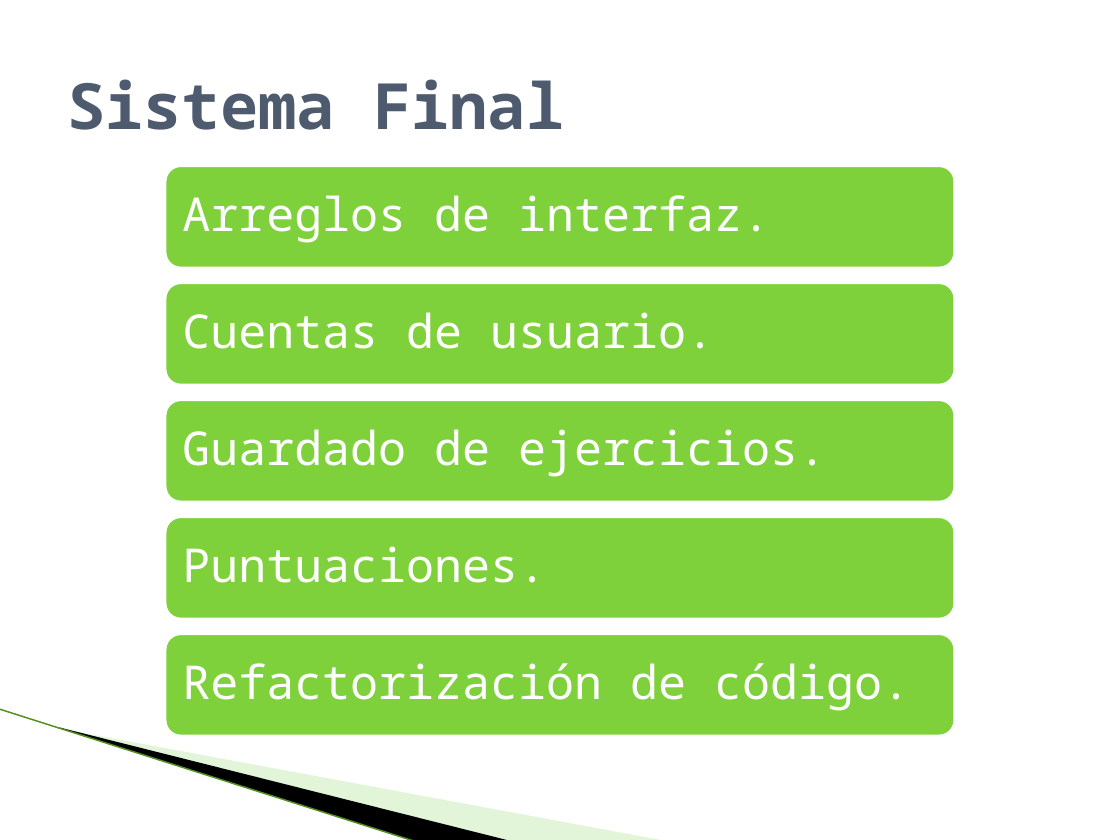
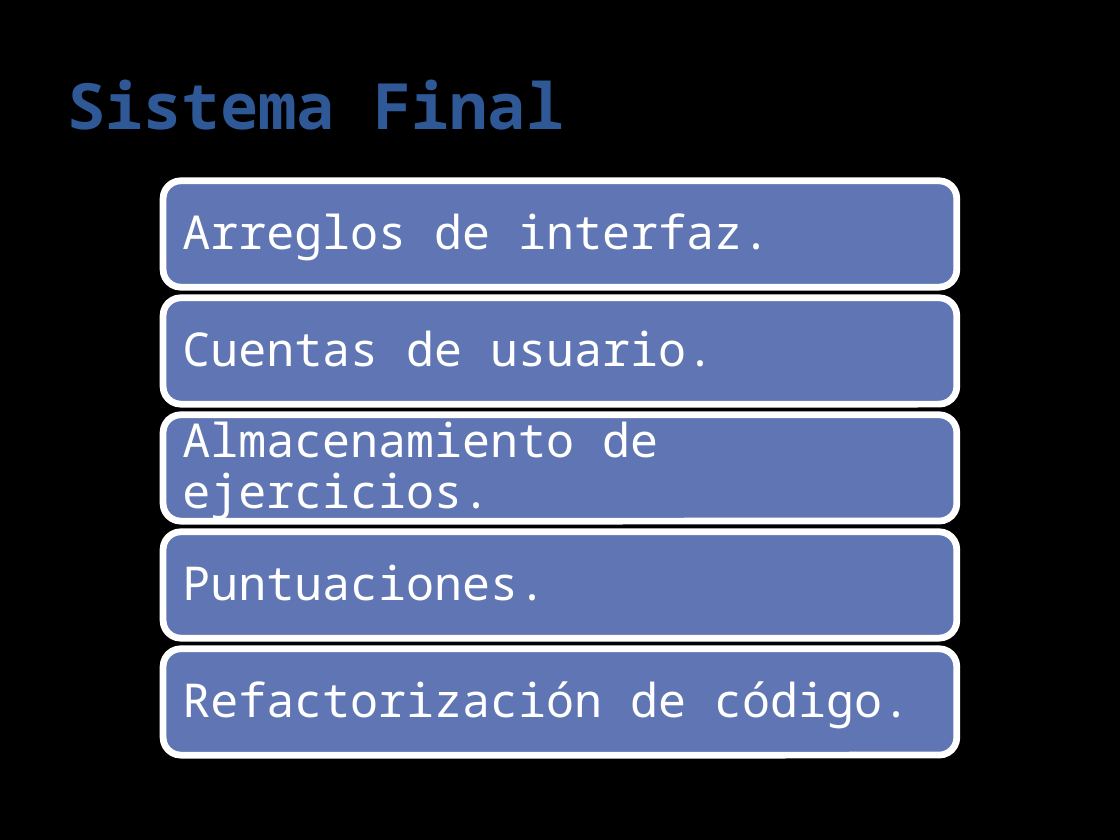
Before and after one commit to paoloadrian/DocumentacionCIHI, a slide deck: slide 37 of defensa publica.pptx (slide 44 before the commit). Drawn at 1120x840 pixels with LibreOffice and Linux fonts; fonts in the diff are those of the drawing; background and template pictures are left out. Boxes give left, top, right and bottom in pixels: in the first picture for what was removed or moved away, otherwise in the second. Text is boxed around its words. In the diff, an @@ line names an element or a change of style, - is before the commit and + after.

```diff
--- a/defensa publica.pptx
+++ b/defensa publica.pptx
@@ background #FFFFFF to #000000 @@
@@ title "Sistema Final" at [67, 79, 564, 130]: text colour #4E5B6F to #2F5897 @@
@@ text "Cuentas de usuario.": place and size @@
-text "Cuentas de usuario." at [182, 312, 714, 349]
+text "Cuentas de usuario." at [182, 330, 714, 367]
@@ text at [182, 414, 658, 520]: text changed @@
-Guardado de ejercicios.
+Almacenamiento de ejercicios.
@@ 5 rounded rectangles, 3 texts: place and size @@
-5 rounded rectangles, 3 texts at [164, 164, 958, 738]
+5 rounded rectangles, 3 texts at [164, 180, 958, 755]
@@ fill #7FD13B to #6076B4 in 5 elements at [164, 180, 958, 287], [164, 414, 958, 521], [164, 648, 958, 755], [164, 298, 958, 404], [164, 532, 958, 638] @@
@@ line removed from (0, 709) to (416, 840) @@
@@ freeform shape removed at [59, 727, 512, 840] @@
@@ freeform shape removed at [62, 728, 666, 840] @@
```
Also in this commit, not shown: 27 other slides changed, 19 slides added, 20 slides removed.
